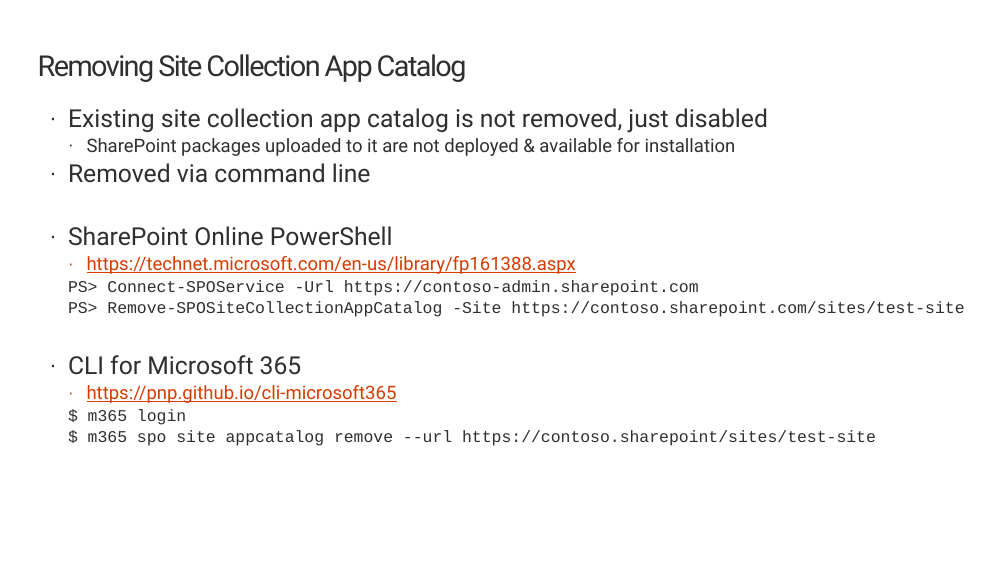
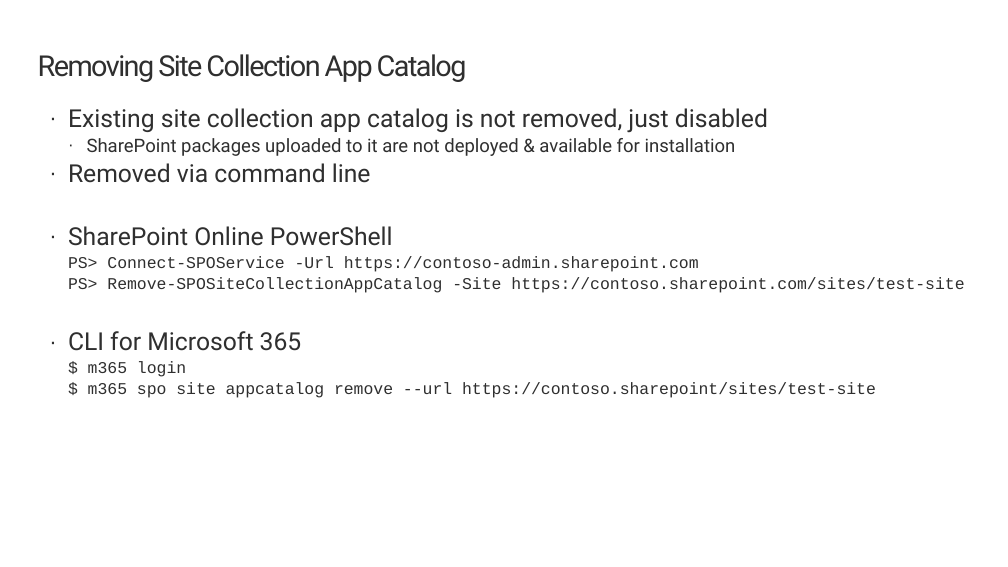
Before and after one commit to raidenwilliams86/deployment-sp-dev-training-spfx-sharepoint-dev, a slide deck: slide 6 of 02-appcatalogs.pptx. Drawn at 1008x567 pixels with LibreOffice and Linux fonts; fonts in the diff are those of the drawing; background and template pictures are left out. Boxes give left, top, right and bottom in pixels: in the first picture for what was removed or moved away, otherwise in the second. Text is boxed around its words. In the diff, an @@ line names an element or a change of style, - is before the commit and + after.

```diff
--- a/02-appcatalogs.pptx
+++ b/02-appcatalogs.pptx
@@ text at box(87, 256, 576, 274): paragraph removed @@
-  · https://technet.microsoft.com/en-us/library/fp161388.aspx
@@ text at box(87, 385, 397, 403): paragraph removed @@
-  · https://pnp.github.io/cli-microsoft365
```
Also in this commit, not shown: 1 other slide changed, 46 other files.
